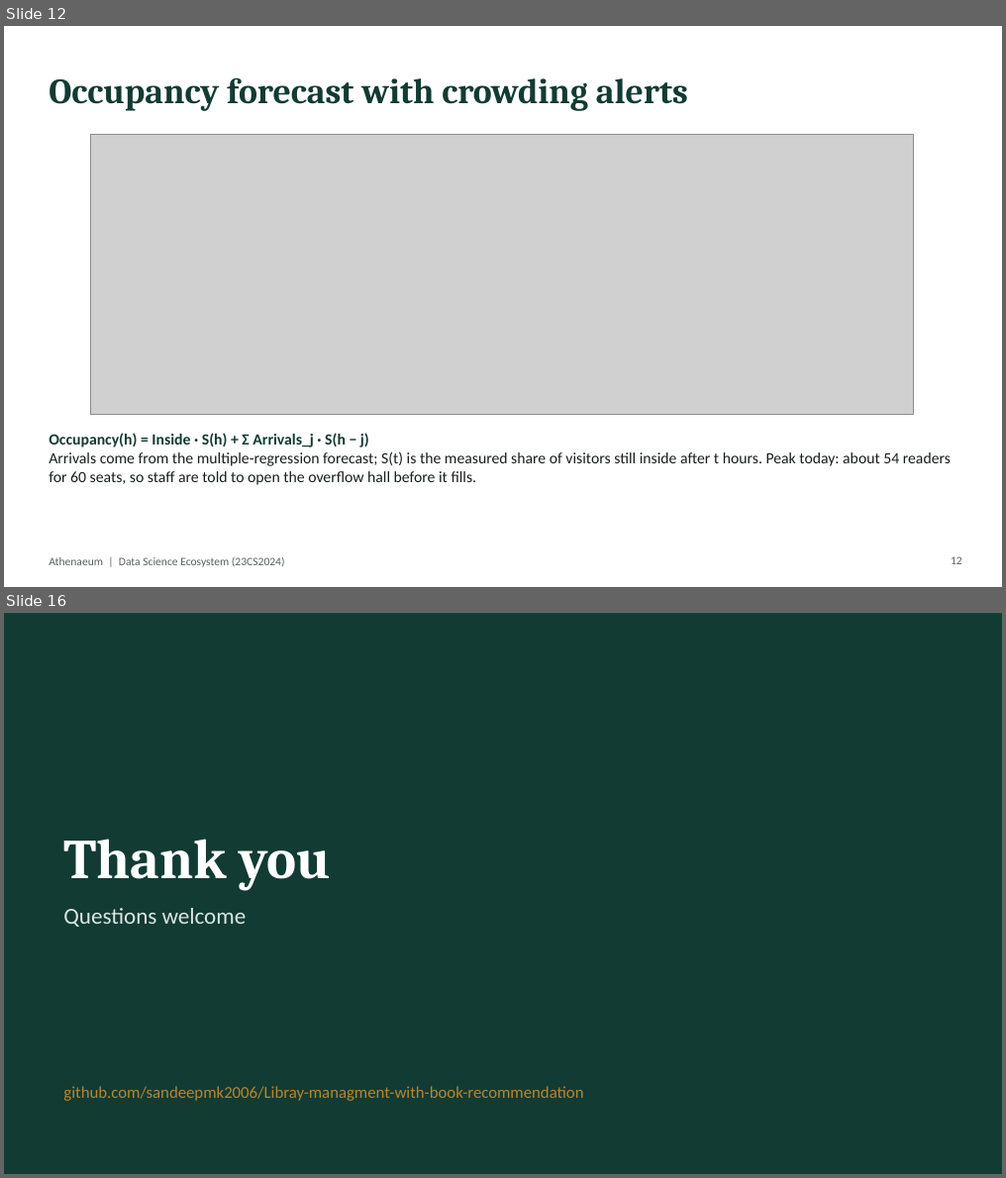
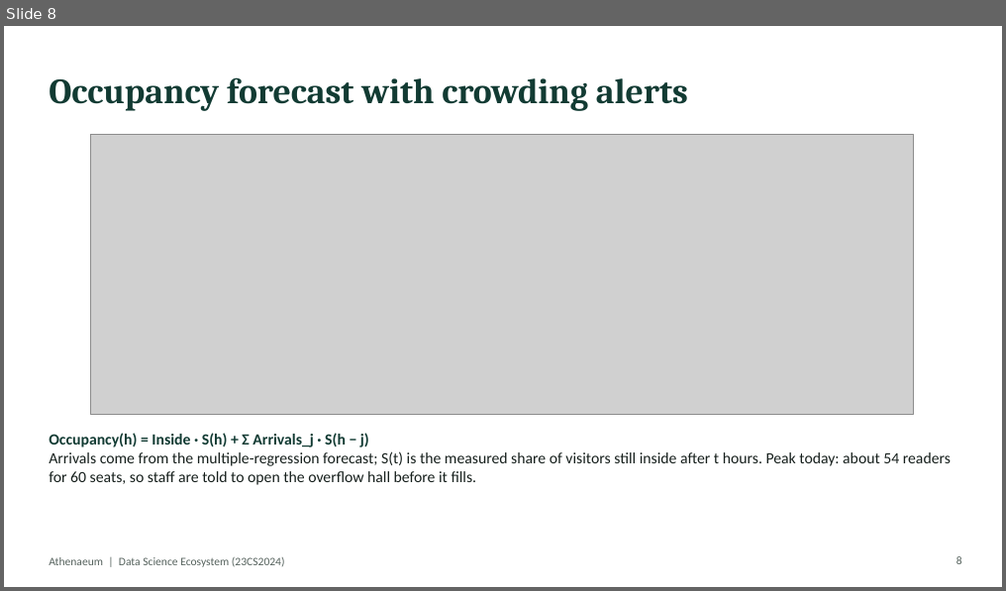
Before and after one commit to sandeepmk2006/Libray-managment-with-book-recommendation, a slide deck: docs/Athenaeum_Presentation.pptx. Shown one above the other, each under a label of ours: slides 12 and 16 before the commit, slide 8 after it; the slides between them are not shown. The pictures are 1006x1178 and 1006x591 pixels, drawn with LibreOffice and Linux fonts; fonts in the diff are those of the drawing; grey boxes stand for pictures. Boxes give left, top, right and bottom in pixels: in the first picture for what was removed or moved away, otherwise in the second. Text is boxed around its words. In the diff, an @@ line names an element or a change of style, - is before the commit and + after.

```diff
--- a/docs/Athenaeum_Presentation.pptx
+++ b/docs/Athenaeum_Presentation.pptx
@@ slide 16 removed at (4, 613, 1002, 1174), background #123B33 @@
@@ title removed at (63, 839, 332, 891) @@
-Thank you
@@ text removed at (63, 908, 247, 927) @@
-Questions welcome
@@ text removed at (63, 1086, 583, 1101) @@
-github.com/sandeepmk2006/Libray-managment-with-book-recommendation
@@ what was slide 12 is now slide 8 @@
@@ page number at (956, 557, 962, 565): text changed @@
-12
+8
```
Also in this commit, not shown: 3 slides changed, 6 other slides removed, 18 other files.
